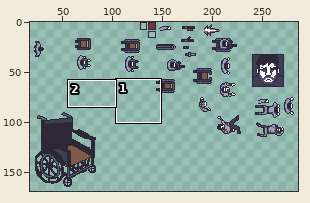
Two versions of one pixel-art file, dump.aseprite. Above: a wide view before the commit, with the close-up outlined.
Close-up. First the earlier version:
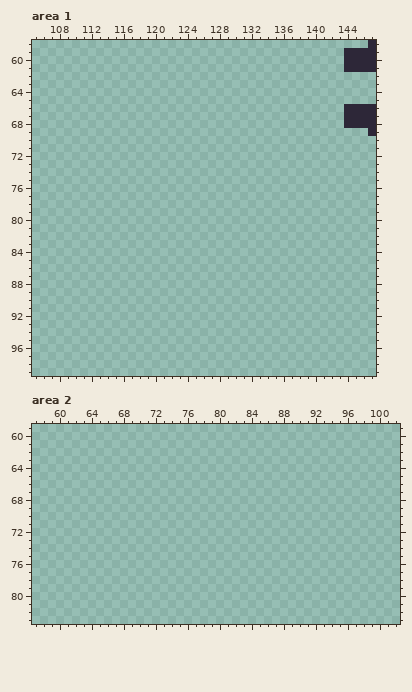
320x180 pixels, 1 frame. Colours within 5 levels of each other are drawn and written as one. Shown: area 1: x 105..147, y 58..99; area 2: x 57..102, y 59..83. The wide view leaves out empty margins.
The same view after the edit:
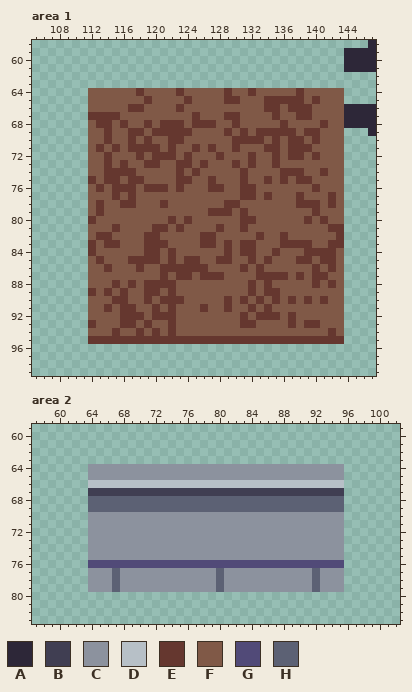
Palette (. is transparent): A #2d2738  B #403e52  C #8c929e  D #b7c0c7  E #65372f  F #805947  G #514a78  H #5c6174
The edit:
Changed rows in their new state; - is an unchanged pixel.
Area 1:
first column x 112:
 64 FFFFFFEFFFFEFFFFFEFFEFFFFFEFFFFF
 65 FFFFFFFEFFFFEFFFFEEFFFEEEEEFEFFF
 66 FFFFFEEFFFFEFFFFFFFFFFEEFEEEFFFF
 67 EEEEFFFFFFFFFEFFFEEFFFFEFFEEFFFF
 68 FEEFEFFEFEEEFEEEFFEFFFFFEFFFFEFF
 69 FFEFFEEFEEEEEFFFFEFEFEEEEEFEEFFF
 70 FFEFFEFEFFEEFFFFFFEEEEFEFEEFEFFF
 71 FEFEFEEEEFEFFEFEFFEFFFEEFEEEFFFF
 72 FFEFFFEFEEEFEFFFEFFFEFFEFEEFEFFF
 73 FFEFEFFEEFFEEFEFFFEFEFFEFFFFFFFF
 74 FFEEEEFFFFFEFEFFFFFEFFFFEEEFFEFF
 75 EFEEFEEFFFFEEFFEFFFEFFEFEFEEFFFF
 76 FEFEEEFEEEFEFFFEEFFEEFFFFFFFEFFF
 77 FFFEFEFFFFFFFFFFFFFEEFEFFFEFFFEF
 78 FEFFEEFFFEFFFFFFFEEFFFFFFFEEEFEF
 79 FEFFFFFFFFFFFFFEEEFEFFFFFFFFEFFF
 80 EFFFFFFFFFEFEFFFFFFEEFFFFFFEFEFF
 81 FFFEFFFFEEFEFFFFEFFEFFFFFFFFFFEE
 82 FEEFFFFEEFFFFFEEFFFFFEFFEFFFFFFE
 83 EFEEFFFEEEFFFFEEFEFEEFFFEEEEFFEE
 84 EFFFFFFEEFEFFFFFFEFEEFFEFFFEEEEF
 85 FEFFFEEEEFEFEEFFEEFFEFEFFFEEFEEF
 86 FFEFFFEFFEEEEEEFFFFEFEFFFFFFEFEF
 87 FFFFFFFFFEFEEFEEEFFFFEEEEFEFEEFF
 88 FFFEFEFEEEEFFFFFFFFFEFEFFFFFEFEF
 89 EFEFEFFEEFEFFFFFFFFFEFEEFFFFFFFF
 90 FFFEEFFEFEEEFFFFFEFEFEFEFEFEFEFF
 91 FFEFEEFFEFEFFFEFFEFFEFEFFFFFFFFF
 92 FFFFEEEFEEEFFFFFFFFEFEEEFEFFFFFF
 93 EFFFEEFEFFEFFFFFFFFEEFFFFEFEEFFF
 94 FFFEFFEFEFEFFFFFFFFFFFFFFFFFFFEF
 95 EEEEEEEEEEEEEEEEEEEEEEEEEEEEEEEE
Area 2:
first column x 64:
64 CCCCCCCCCCCCCCCCCCCCCCCCCCCCCCCC
65 CCCCCCCCCCCCCCCCCCCCCCCCCCCCCCCC
66 DDDDDDDDDDDDDDDDDDDDDDDDDDDDDDDD
67 BBBBBBBBBBBBBBBBBBBBBBBBBBBBBBBB
68 HHHHHHHHHHHHHHHHHHHHHHHHHHHHHHHH
69 HHHHHHHHHHHHHHHHHHHHHHHHHHHHHHHH
70 CCCCCCCCCCCCCCCCCCCCCCCCCCCCCCCC
71 CCCCCCCCCCCCCCCCCCCCCCCCCCCCCCCC
72 CCCCCCCCCCCCCCCCCCCCCCCCCCCCCCCC
73 CCCCCCCCCCCCCCCCCCCCCCCCCCCCCCCC
74 CCCCCCCCCCCCCCCCCCCCCCCCCCCCCCCC
75 CCCCCCCCCCCCCCCCCCCCCCCCCCCCCCCC
76 GGGGGGGGGGGGGGGGGGGGGGGGGGGGGGGG
77 CCCHCCCCCCCCCCCCHCCCCCCCCCCCHCCC
78 CCCHCCCCCCCCCCCCHCCCCCCCCCCCHCCC
79 CCCHCCCCCCCCCCCCHCCCCCCCCCCCHCCC
Changed places in both close-ups, as pixel boxes (x1, y1, x2, y2):
added: (88, 88, 344, 344)
added: (88, 464, 344, 592)
